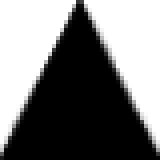
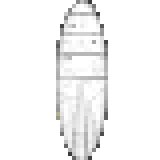
Layers edited between the first and the second 160x160 image:
added layer "Rebel transport" above "Executor" over (56, 0, 108, 160)
painted on "Background" over (0, 0, 160, 160)
